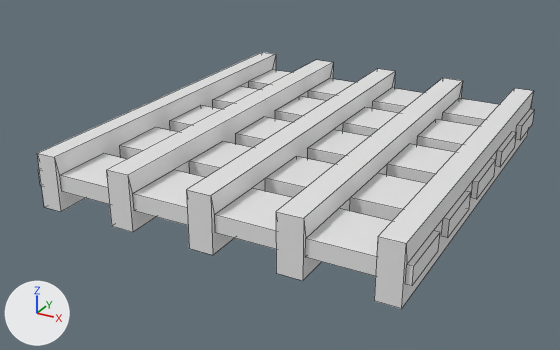
The FBX model Export Art/GasStation/Props/WoodenPallets.fbx: old version first, new version second.
The view is the same before and after, from a camera (50 mm lens) standing at (1.22, -2.468, 1.175) and looking at (-0.085, -0.096, -0.011). Lighting does not change. The marker at lower left points along +X, +Y and +Z. The first picture is the older version. Mesh edges are drawn as thin lines.

In view in the first picture: 'WoodenPallets'.
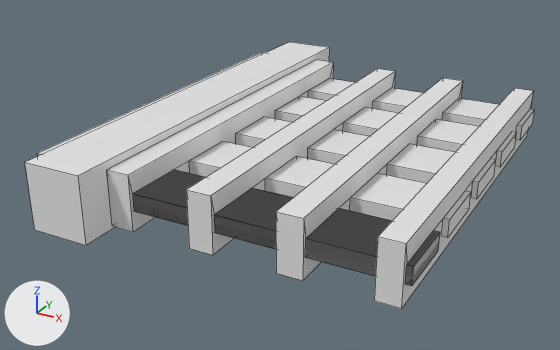
Where the newer file only moved an object's origin or applied its transform, the numbers keep the older frame.

Boxes [x1, y1, x2, y2] around the edits, measured in the pictures (560 x 350 px):
'WoodenPallets', reshaped: before [37, 52, 534, 309]; after [25, 42, 534, 309]
part 1 of me_cube_678, added: after [25, 42, 330, 245]
part 2 of me_cube_678, added: after [133, 170, 438, 285]

The edits, one by one:
me_cube_678 is used by ob_woodenpallets; location (0.0, 0.0, 0.0).
Verts and faces of me_cube_678; kept vertices keep their numbers, new ones are numbered from 280.
Before the commit, vertices of me_cube_678: 0 (-0.67, -0.74, 0.07) at pixel (40, 185), 3 (-0.67, -0.74, 0.13) at pixel (38, 169), 5 (-0.67, -0.52, 0.07), 7 (-0.67, -0.52, 0.13), 8 (0.67, -0.74, 0.07) at pixel (412, 285).
Before the commit, vertices of me_cube_678: 10 (0.67, -0.74, 0.13) at pixel (413, 266), 12 (0.67, -0.52, 0.07) at pixel (438, 250), 14 (0.67, -0.52, 0.13) at pixel (440, 232).
me_cube_678 had 280 vertices, 170 faces and spanned x -0.67..0.67, y -0.75..0.75, z 0.0..0.2.
me_cube_678 now has 288 vertices, 180 faces and spans x -0.67..0.67, y -0.87..0.89, z -0.01..0.23.
me_cube_678 part 1: a new loose piece, a box spanning x -0.57..-0.35, y -0.87..0.89, z -0.01..0.23.
Part 2, on me_cube_678:
New faces: (5, 7, 14, 12), (0, 8, 10, 3), (0, 5, 12, 8), (3, 10, 14, 7).
